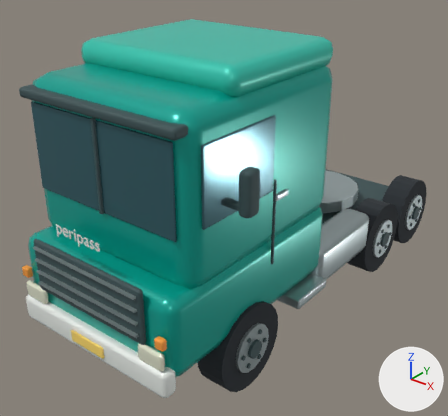
The glTF model public/models/tractor.glb as it was, and as the next commit left it.
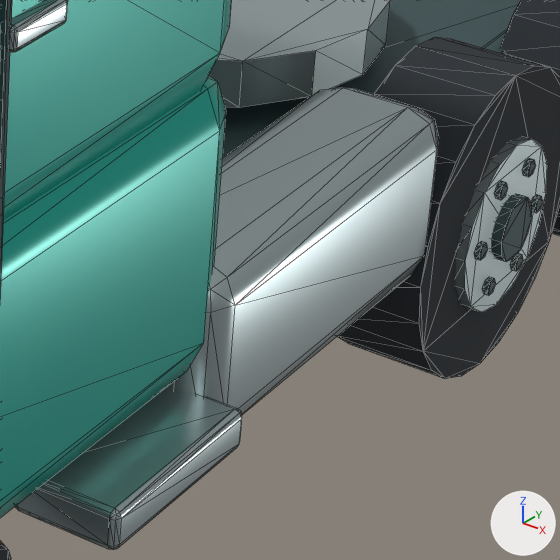
Old and new are each drawn whole from a camera (50 mm lens) standing at (4.85, -8.55, 5.44) and looking at (-0.27, -2.16, 1.47) and again close up on the part from 61% to 88% of the width and 46% to 75% of the height. Lighting does not change. The marker at lower right points along +X, +Y and +Z. The older version's two pictures come first. The close-ups show mesh edges as thin lines. Where no turn or scale is listed for an object, it has been applied to the vertices. Vertices at exactly the same position are counted once.

The older version as bpy lines, for what is in view:
```python
me_cube_002 = bpy.data.meshes.new('Cube.002')
me_cube_002.from_pydata(...)  # 112 vertices, 216 faces; spans x -1.24..1.24, y -1.55..1.59, z -0.52..2.42
me_cube_002.materials.append(mat_peripass_teal)  # cyan #00aa99
me_cube_009 = bpy.data.meshes.new('Cube.009')
me_cube_009.from_pydata(...)  # 400 vertices, 756 faces; spans x -1.38..1.38, y -0.02..5.71, z -0.81..1.08
me_cube_009.materials.append(mat_brushed_aluminium)  # light grey #b1bfc0
me_cylinder_023 = bpy.data.meshes.new('Cylinder.023')
me_cylinder_023.from_pydata(...)  # a 6-sided cylinder along x spanning x -0.01..0.01, y -0.032..0.032, z -0.028..0.028; a 12-sided cylinder along x spanning x -0.03..0.03, y -0.23..0.01, z -0.311..-0.071; a 6-sided cylinder along x spanning x -0.01..0.01, y -0.362..-0.298, z -0.218..-0.163; a 6-sided cylinder along x spanning x -0.01..0.01, y -0.252..-0.188, z -0.028..0.028; a 6-sided cylinder along x spanning x -0.01..0.01, y 0.078..0.142, z -0.218..-0.163; a 6-sided cylinder along x spanning x -0.01..0.01, y -0.032..0.032, z -0.409..-0.353; a 6-sided cylinder along x spanning x -0.01..0.01, y -0.252..-0.188, z -0.409..-0.353
me_cylinder_023.materials.append(mat_charcoal)  # dark cyan #3c5255
ob_cab_lower = bpy.data.objects.new('Cab lower', me_cube_002)
ob_cab_lower.location = (0.0, -3.35, 1.35)
ob_grille_slat = bpy.data.objects.new('Grille slat', me_cube_009)
ob_grille_slat.location = (0.0, -4.99, 1.38)
ob_wheel_bolt_003 = bpy.data.objects.new('Wheel bolt.003', me_cylinder_023)
ob_wheel_bolt_003.location = (-1.335, 1.34, 0.771)
# also in view: 'Ladder chassis' at (0.0, -1.79, 2.11); 'Tire.003' at (1.1, 1.23, 0.58); 'Wheel bolt.008' at (1.34, 0.0, 0.58); 'Alloy hub.004' at (1.3, 0.0, 0.58); 'Tire.002' at (1.1, 0.0, 0.58)
```
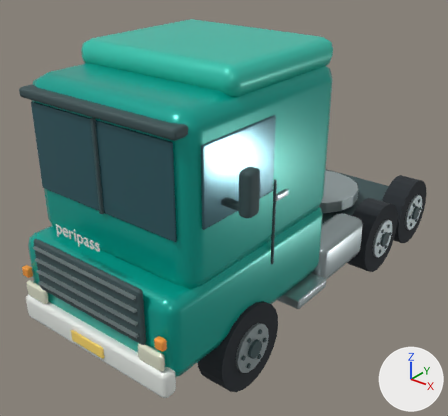
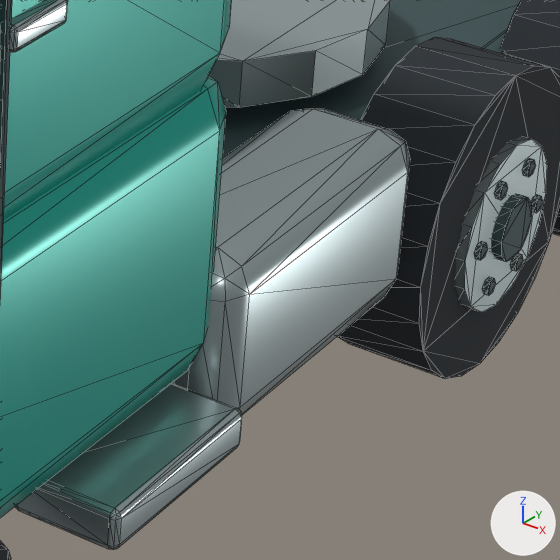
What differs and where, as boxes (x1, y1, x2, y2) in the close-ups (560 x 560 px; the box of a moved part takes in the faces that stretch with it):
'Grille slat', reshaped: before (9, 0, 439, 550); after (9, 0, 410, 550)
'Wheel bolt.003', moved (not visible before): after (474, 158, 543, 295)
part 1 of me_cube_009, moved or reshaped: before (221, 88, 437, 415); after (221, 109, 408, 415)
part 2 of me_cube_009, moved or reshaped: before (214, 88, 439, 414); after (216, 109, 410, 414)
part 3 of me_cube_009, moved or reshaped: before (166, 266, 235, 404); after (173, 247, 250, 409)
'Wheel bolt.008', unchanged, covered by the edit: before (474, 158, 543, 295)

Diff of the bpy script that builds the scene:
```diff
--- a/public/models/tractor.glb.py
+++ b/public/models/tractor.glb.py
@@ me_cube_009 @@
 me_cube_009.from_pydata(...)  # 400 vertices, 756 faces; spans x -1.38..1.38, y -0.02..5.71, z -0.81..1.08
 # used by ob_grille_slat; location = (0.0, -4.99, 1.38)
+# me_cube_009 part 1: all 4 vertices in x 0.84..1.24, y 4.43, z -0.77..-0.21 are moved by (0.0, -0.21, 0.0)
+# me_cube_009 part 2: 24 of the vertices in x 0.8..1.28, y 4.43..4.55, z -0.81..-0.17 are moved by (0.0, -0.2, 0.0)
+# me_cube_009 part 3: 28 of the vertices in x 0.8..1.28, y 3.0..3.12, z -0.81..-0.17 are moved by (0.0, 0.09, 0.0)
 me_cube_009.materials.append(mat_brushed_aluminium)
@@ ob_wheel_bolt_003 @@
 ob_wheel_bolt_003 = bpy.data.objects.new('Wheel bolt.003', me_cylinder_023)
-ob_wheel_bolt_003.location = (-1.335, 1.34, 0.771)
+ob_wheel_bolt_003.location = (1.335, 0.11, 0.771)
```
